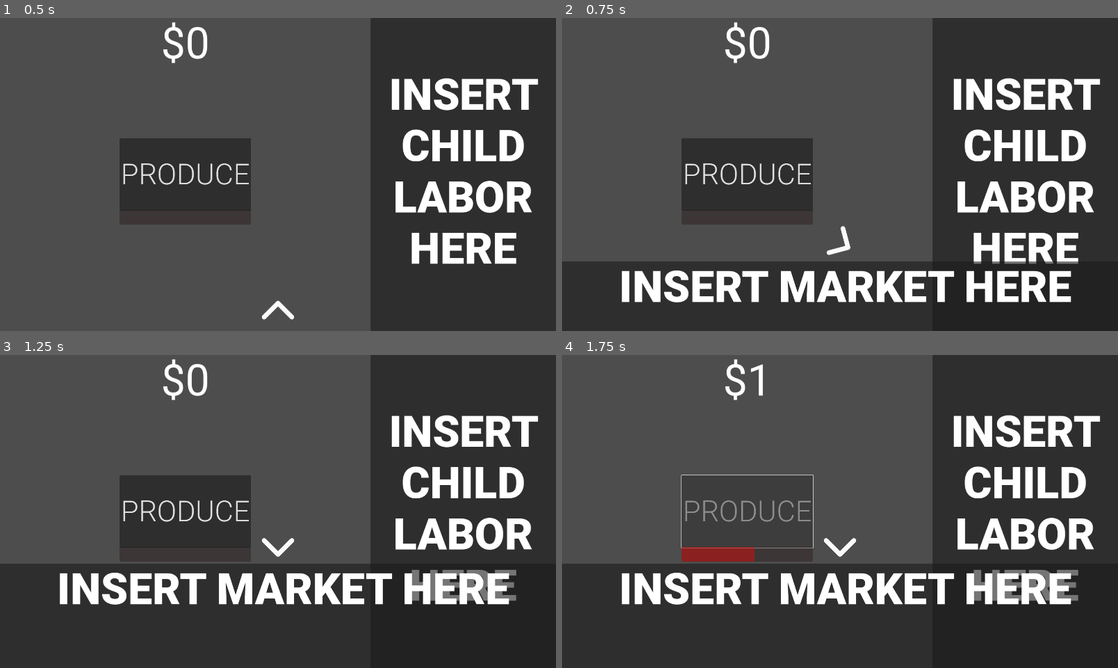
Above: before the commit, frames 1-4 (two rows, left to right).
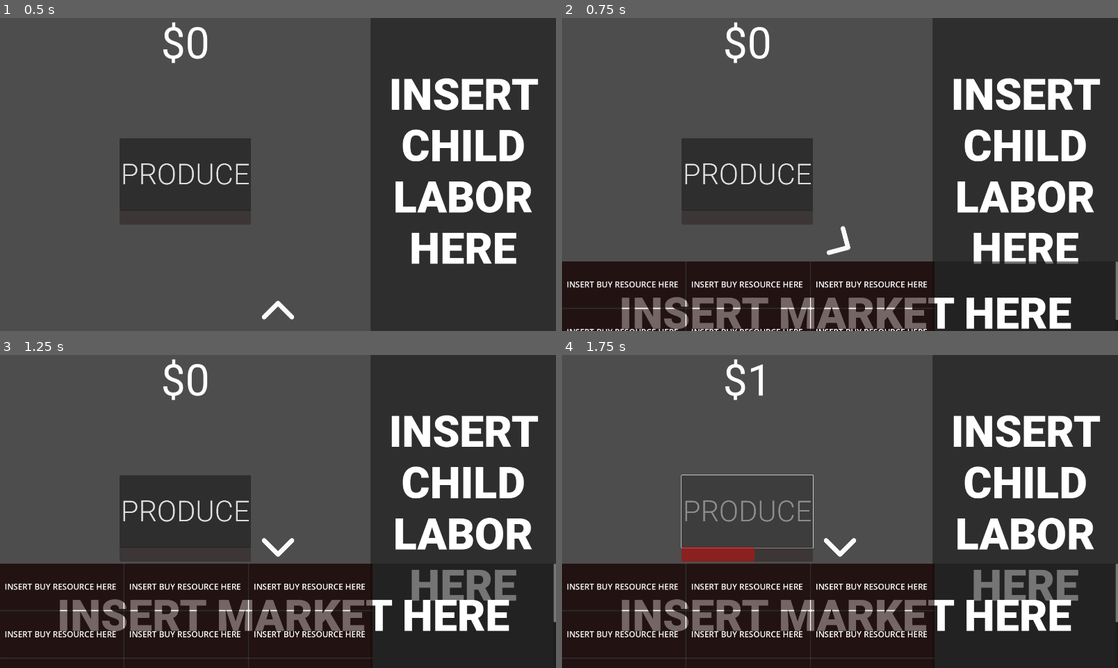
Above: after the commit, the same moments.

Repository: LowBudgetGameDev/Industrial-Revolution-Game
Game: Godot game, scene res://Scenes/Game_Scene.tscn
Same seed, same stepped clock (60 frames per second), same inputs: the game is played once before the commit and once after it.
Inputs (mouse positions are in pixels of both pictures, inside the frame that each line leads up to):
- Up to frame 1 (0.5 s): no input
- Up to frame 2 (0.75 s): click (840, 312) at 0.5 s
- Up to frame 3 (1.25 s): no input
- Up to frame 4 (1.75 s): click "PRODUCE" at 1.25 s

Frame 1 is identical in both runs. In frame 2, 16% of the frame differs, in the area x 0-100%, y 77-100%; in frame 3, 23%, in the area x 0-100%, y 66-100%; in frame 4, 23%.

Commit message:
Added code to place MarketResources into the Market.

Diff:
--- a/Scenes/Game_Scene.tscn
+++ b/Scenes/Game_Scene.tscn
@@ -1,7 +1,8 @@
-[gd_scene load_steps=3 format=3 uid="uid://ds6dghea8wolt"]
+[gd_scene load_steps=4 format=3 uid="uid://ds6dghea8wolt"]
 
 [ext_resource type="PackedScene" uid="uid://dmw1eknf1l1bl" path="res://Scenes/UI.tscn" id="1_6smyg"]
 [ext_resource type="Script" path="res://Scripts/MoneyManager.gd" id="2_6htfx"]
+[ext_resource type="Script" path="res://Scripts/ResourceManager.gd" id="3_higmt"]
 
 [node name="Node2D" type="Node2D"]
 
@@ -22,3 +23,6 @@
 offset_bottom = 540.0
 grow_horizontal = 2
 grow_vertical = 2
+
+[node name="ResourceManager" type="Node2D" parent="."]
+script = ExtResource("3_higmt")
--- /dev/null
+++ b/Scenes/MarketResourceUI.tscn
@@ -0,0 +1,39 @@
+[gd_scene format=3 uid="uid://ca6vfu8uucny"]
+
+[node name="MarketResourceUI" type="Control"]
+custom_minimum_size = Vector2(426, 160)
+layout_mode = 3
+anchors_preset = 15
+anchor_right = 1.0
+anchor_bottom = 1.0
+offset_right = -1920.0
+offset_bottom = -1080.0
+grow_horizontal = 2
+grow_vertical = 2
+
+[node name="Panel" type="Panel" parent="."]
+self_modulate = Color(1, 0, 0, 1)
+layout_mode = 1
+anchors_preset = 15
+anchor_right = 1.0
+anchor_bottom = 1.0
+grow_horizontal = 2
+grow_vertical = 2
+
+[node name="RichTextLabel" type="RichTextLabel" parent="Panel"]
+layout_mode = 1
+anchors_preset = 8
+anchor_left = 0.5
+anchor_top = 0.5
+anchor_right = 0.5
+anchor_bottom = 0.5
+offset_left = -197.5
+offset_top = -20.0
+offset_right = 197.5
+offset_bottom = 20.0
+grow_horizontal = 2
+grow_vertical = 2
+theme_override_font_sizes/normal_font_size = 28
+text = "INSERT BUY RESOURCE HERE "
+fit_content = true
+autowrap_mode = 0
--- a/Scenes/ResourceUI.tscn
+++ b/Scenes/ResourceUI.tscn
@@ -1,11 +1,15 @@
-[gd_scene format=3 uid="uid://ib6fkx6qwfhe"]
+[gd_scene format=3 uid="uid://cyvr0h13qjq25"]
 
-[node name="Resource UI" type="Control"]
+[node name="ResourceUI" type="Control"]
 custom_minimum_size = Vector2(640, 320)
 layout_mode = 3
-anchors_preset = 0
-offset_right = 640.0
-offset_bottom = 320.0
+anchors_preset = 15
+anchor_right = 1.0
+anchor_bottom = 1.0
+offset_right = -1920.0
+offset_bottom = -1080.0
+grow_horizontal = 2
+grow_vertical = 2
 
 [node name="Panel" type="Panel" parent="."]
 layout_mode = 1
--- a/Scenes/UI.tscn
+++ b/Scenes/UI.tscn
@@ -15,38 +15,26 @@
 tracks/0/type = "value"
 tracks/0/imported = false
 tracks/0/enabled = true
-tracks/0/path = NodePath("PanelContainer:position")
+tracks/0/path = NodePath("OpenButton:rotation")
 tracks/0/interp = 1
 tracks/0/loop_wrap = true
 tracks/0/keys = {
 "times": PackedFloat32Array(0, 0.25),
 "transitions": PackedFloat32Array(1, 1),
 "update": 0,
-"values": [Vector2(0, -360), Vector2(0, 0)]
+"values": [3.14159, 0.0]
 }
 tracks/1/type = "value"
 tracks/1/imported = false
 tracks/1/enabled = true
-tracks/1/path = NodePath("OpenButton:position")
+tracks/1/path = NodePath(".:position")
 tracks/1/interp = 1
 tracks/1/loop_wrap = true
 tracks/1/keys = {
 "times": PackedFloat32Array(0, 0.25),
 "transitions": PackedFloat32Array(1, 1),
 "update": 0,
-"values": [Vector2(896, -488), Vector2(896, -128)]
-}
-tracks/2/type = "value"
-tracks/2/imported = false
-tracks/2/enabled = true
-tracks/2/path = NodePath("OpenButton:rotation")
-tracks/2/interp = 1
-tracks/2/loop_wrap = true
-tracks/2/keys = {
-"times": PackedFloat32Array(0, 0.25),
-"transitions": PackedFloat32Array(1, 1),
-"update": 0,
-"values": [3.14159, 0.0]
+"values": [Vector2(0, 720), Vector2(0, 1080)]
 }
 
 [sub_resource type="Animation" id="Animation_a67tw"]
@@ -56,38 +44,26 @@
 tracks/0/type = "value"
 tracks/0/imported = false
 tracks/0/enabled = true
-tracks/0/path = NodePath("PanelContainer:position")
+tracks/0/path = NodePath("OpenButton:rotation")
 tracks/0/interp = 1
 tracks/0/loop_wrap = true
 tracks/0/keys = {
 "times": PackedFloat32Array(0, 0.25),
 "transitions": PackedFloat32Array(1, 1),
 "update": 0,
-"values": [Vector2(0, 0), Vector2(0, -360)]
+"values": [0.0, 3.14159]
 }
 tracks/1/type = "value"
 tracks/1/imported = false
 tracks/1/enabled = true
-tracks/1/path = NodePath("OpenButton:position")
+tracks/1/path = NodePath(".:position")
 tracks/1/interp = 1
 tracks/1/loop_wrap = true
 tracks/1/keys = {
 "times": PackedFloat32Array(0, 0.25),
 "transitions": PackedFloat32Array(1, 1),
 "update": 0,
-"values": [Vector2(896, -128), Vector2(896, -488)]
-}
-tracks/2/type = "value"
-tracks/2/imported = false
-tracks/2/enabled = true
-tracks/2/path = NodePath("OpenButton:rotation")
-tracks/2/interp = 1
-tracks/2/loop_wrap = true
-tracks/2/keys = {
-"times": PackedFloat32Array(0, 0.25),
-"transitions": PackedFloat32Array(1, 1),
-"update": 0,
-"values": [0.0, 3.14159]
+"values": [Vector2(0, 1080), Vector2(0, 720)]
 }
 
 [sub_resource type="AnimationLibrary" id="AnimationLibrary_kgprj"]
@@ -205,7 +181,7 @@
 [node name="VBoxContainer" type="VBoxContainer" parent="ChildLaborUI/ScrollContainer"]
 layout_mode = 2
 
-[node name="MarketUI" type="Control" parent="." node_paths=PackedStringArray("open_button", "animation_player")]
+[node name="MarketUI" type="Control" parent="." node_paths=PackedStringArray("open_button", "animation_player", "market_resource_container")]
 layout_mode = 1
 anchors_preset = 7
 anchor_left = 0.5
@@ -220,8 +196,26 @@
 script = ExtResource("6_gb3wx")
 open_button = NodePath("OpenButton")
 animation_player = NodePath("AnimationPlayer")
-
-[node name="PanelContainer" type="PanelContainer" parent="MarketUI"]
+market_resource_container = NodePath("ScrollContainer/GridContainer")
+
+[node name="AnimationPlayer" type="AnimationPlayer" parent="MarketUI"]
+libraries = {
+"": SubResource("AnimationLibrary_kgprj")
+}
+
+[node name="OpenButton" type="TextureButton" parent="MarketUI"]
+layout_mode = 1
+anchors_preset = 5
+anchor_left = 0.5
+anchor_right = 0.5
+offset_left = -64.0
+offset_top = -128.0
+offset_right = 64.0
+grow_horizontal = 2
+pivot_offset = Vector2(64, 64)
+texture_normal = ExtResource("7_j40nc")
+
+[node name="PanelContainer" type="Panel" parent="MarketUI"]
 layout_mode = 1
 anchors_preset = 15
 anchor_right = 1.0
@@ -230,25 +224,33 @@
 grow_vertical = 2
 
 [node name="RichTextLabel" type="RichTextLabel" parent="MarketUI/PanelContainer"]
-layout_mode = 2
+layout_mode = 1
+anchors_preset = 8
+anchor_left = 0.5
+anchor_top = 0.5
+anchor_right = 0.5
+anchor_bottom = 0.5
+offset_left = -799.0
+offset_top = -88.5
+offset_right = 799.0
+offset_bottom = 88.5
+grow_horizontal = 2
+grow_vertical = 2
 theme_override_fonts/normal_font = ExtResource("5_fp65d")
 theme_override_font_sizes/normal_font_size = 150
 bbcode_enabled = true
 text = "[center] INSERT MARKET HERE"
-
-[node name="OpenButton" type="TextureButton" parent="MarketUI"]
-layout_mode = 1
-anchors_preset = 5
-anchor_left = 0.5
-anchor_right = 0.5
-offset_left = -64.0
-offset_top = -128.0
-offset_right = 64.0
-grow_horizontal = 2
-pivot_offset = Vector2(64, 64)
-texture_normal = ExtResource("6_vpl7t")
-
-[node name="AnimationPlayer" type="AnimationPlayer" parent="MarketUI"]
-libraries = {
-"": SubResource("AnimationLibrary_kgprj")
-}
+fit_content = true
+autowrap_mode = 0
+
+[node name="ScrollContainer" type="ScrollContainer" parent="MarketUI"]
+layout_mode = 1
+anchors_preset = 15
+anchor_right = 1.0
+anchor_bottom = 1.0
+grow_horizontal = 2
+grow_vertical = 2
+
+[node name="GridContainer" type="GridContainer" parent="MarketUI/ScrollContainer"]
+layout_mode = 2
+columns = 3
--- /dev/null
+++ b/Scripts/MarketManager.gd
@@ -0,0 +1,10 @@
+extends Control
+
+# Called when the node enters the scene tree for the first time.
+func _ready():
+	pass
+
+
+# Called every frame. 'delta' is the elapsed time since the previous frame.
+func _process(delta):
+	pass
--- a/Scripts/MarketUI.gd
+++ b/Scripts/MarketUI.gd
@@ -2,17 +2,25 @@
 
 @export var open_button : TextureButton
 @export var animation_player : AnimationPlayer
+@export var market_resource_container : GridContainer
 
-var is_open := false
+var _market_resource : PackedScene
+var _is_open := false
 
 # Called when the node enters the scene tree for the first time.
 func _ready():
+	_market_resource = preload("res://Scenes/MarketResourceUI.tscn")
+
 	open_button.pressed.connect(self._toggle_ui)
 
+	for resource in ResourceManager.Resources:
+		var mar_res = _market_resource.instantiate()
+		market_resource_container.add_child(mar_res)
+
 func _toggle_ui():
-	if !is_open:
+	if !_is_open:
 		animation_player.play("OpenMarket")
 	else:
 		animation_player.play("CloseMarket")
 
-	is_open = !is_open
+	_is_open = !_is_open
--- a/Scripts/ResourceManager.gd
+++ b/Scripts/ResourceManager.gd
@@ -2,15 +2,24 @@
 
 class_name ResourceManager
 
-enum resource {Wheat, Sugar, Cotton, Coal, Steel, Gold, Paper, Glass, Textile, Brick, Gunpowder, Firearm}
+enum Resources {Wheat, Sugar, Cotton, Coal, Steel, Gold, Paper, Glass, Textile, Brick, Gunpowder, Firearm}
+
+var instance: ResourceManager
 
 var _resource_amount_dictionary : Dictionary
 
-# Called when the node enters the scene tree for the first time.
+func _init():
+	instance = self
+
 func _ready():
-	pass
+	for resource in Resources.keys():
+		_resource_amount_dictionary[resource] = 0
 
+func increase_resource_amount(resource: Resources, amount: int):
+	_resource_amount_dictionary[resource] += amount
 
-# Called every frame. 'delta' is the elapsed time since the previous frame.
-func _process(delta):
-	pass
+func decrease_resource_amount(resource: Resources, amount: int):
+	_resource_amount_dictionary[resource] -= amount
+
+func get_resource_amount(resource: Resources) -> int:
+	return _resource_amount_dictionary[resource]
Not shown: 1 places in Scenes/UI.tscn that only renumber resources
